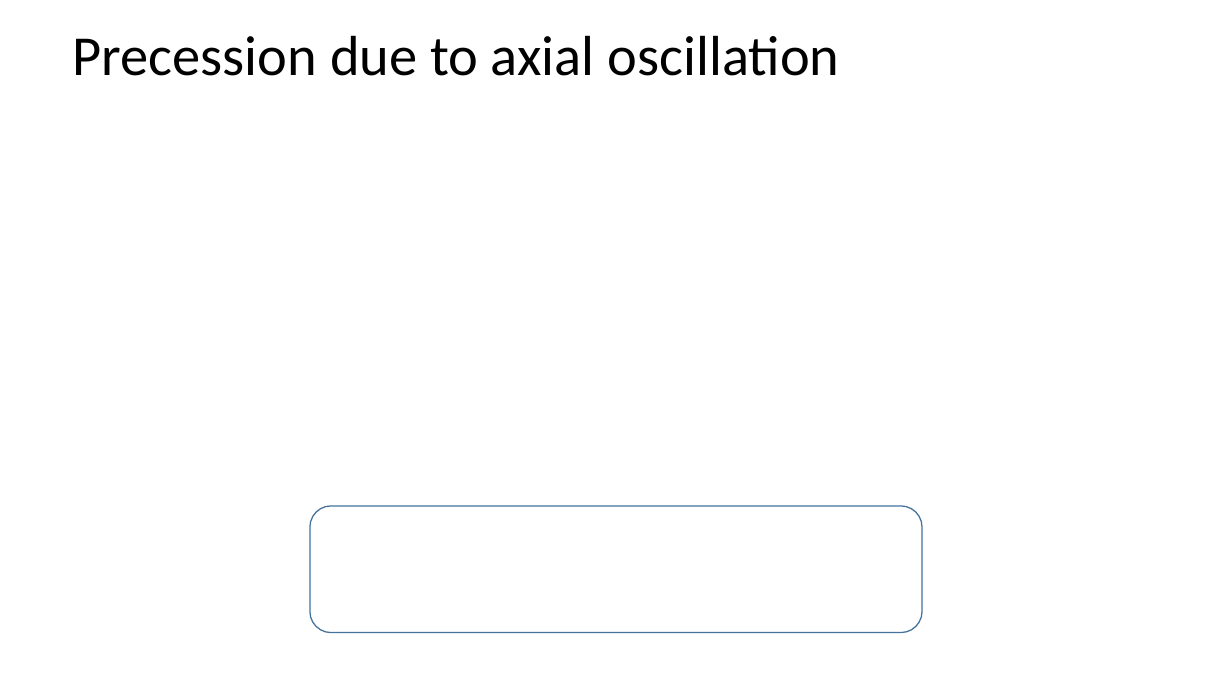
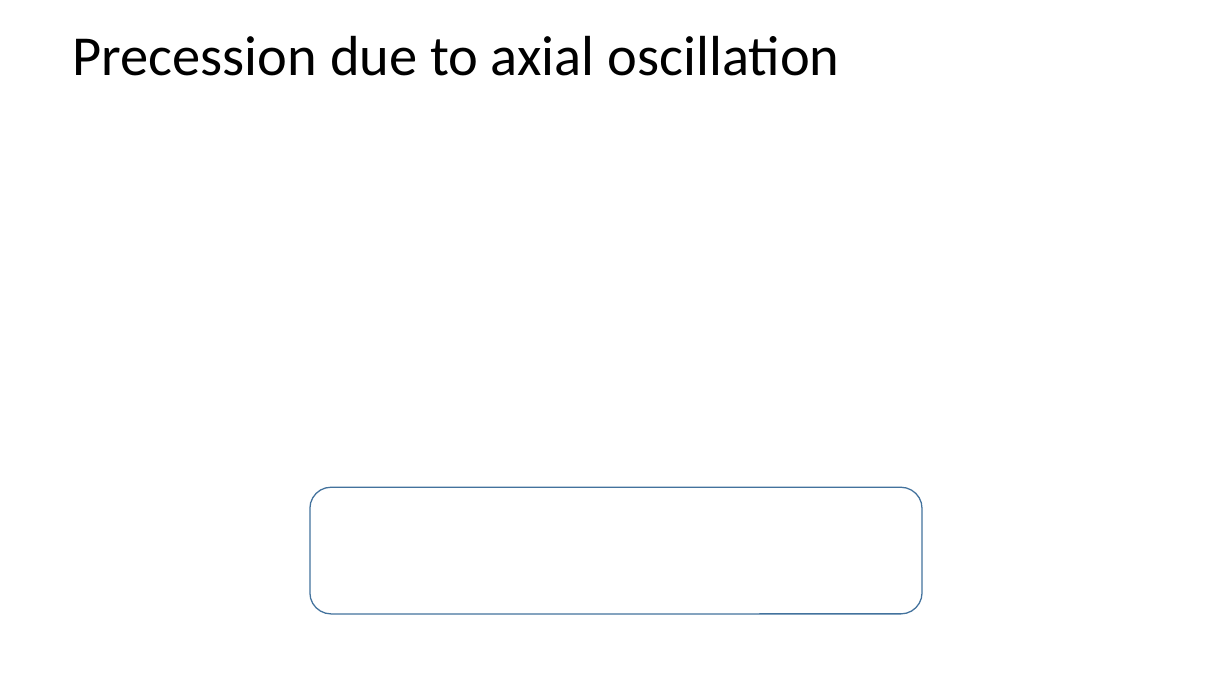
Before and after one commit to kgilmo/amplitude_sensing_paper, a slide deck: slide 2 of amplitude_sensing_penning.pptx. Drawn at 1232x693 pixels with LibreOffice and Linux fonts; fonts in the diff are those of the drawing; grey boxes stand for pictures. Boxes give left, top, right and bottom in pixels: in the first picture for what was removed or moved away, otherwise in the second. Text is boxed around its words. In the diff, an @@ line names an element or a change of style, - is before the commit and + after.

```diff
--- a/amplitude_sensing_penning.pptx
+++ b/amplitude_sensing_penning.pptx
@@ rounded rectangle: place and size @@
-rounded rectangle at bbox=[310, 506, 921, 633]
+rounded rectangle at bbox=[310, 487, 921, 614]
```
Also in this commit, not shown: 5 other slides changed, 3 slides added, 8 other files.
